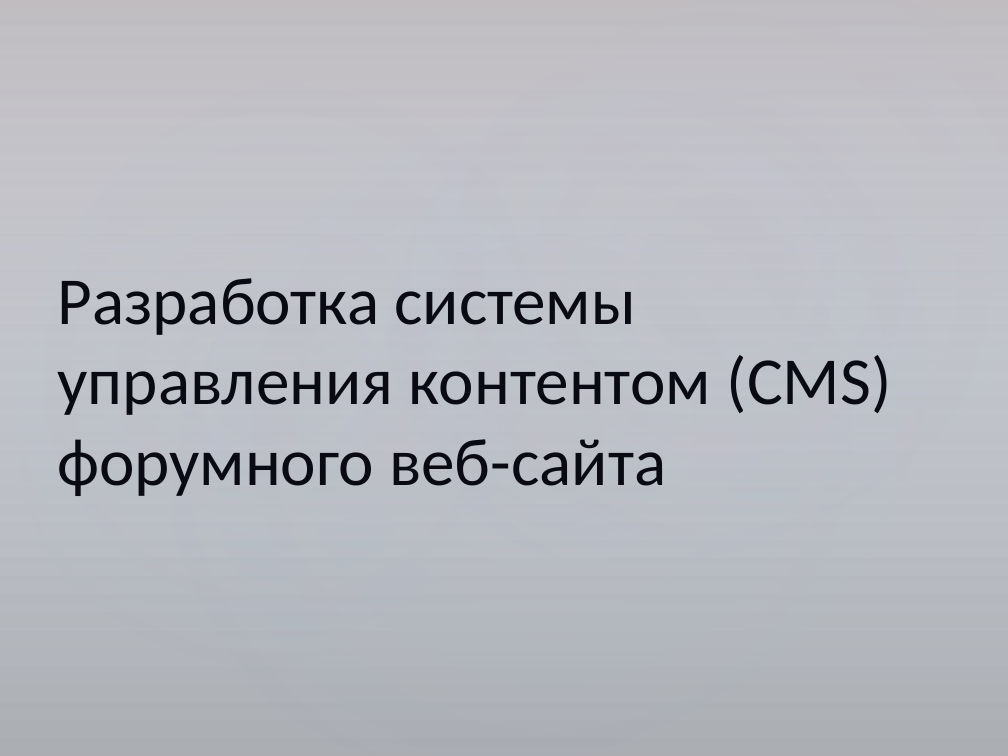
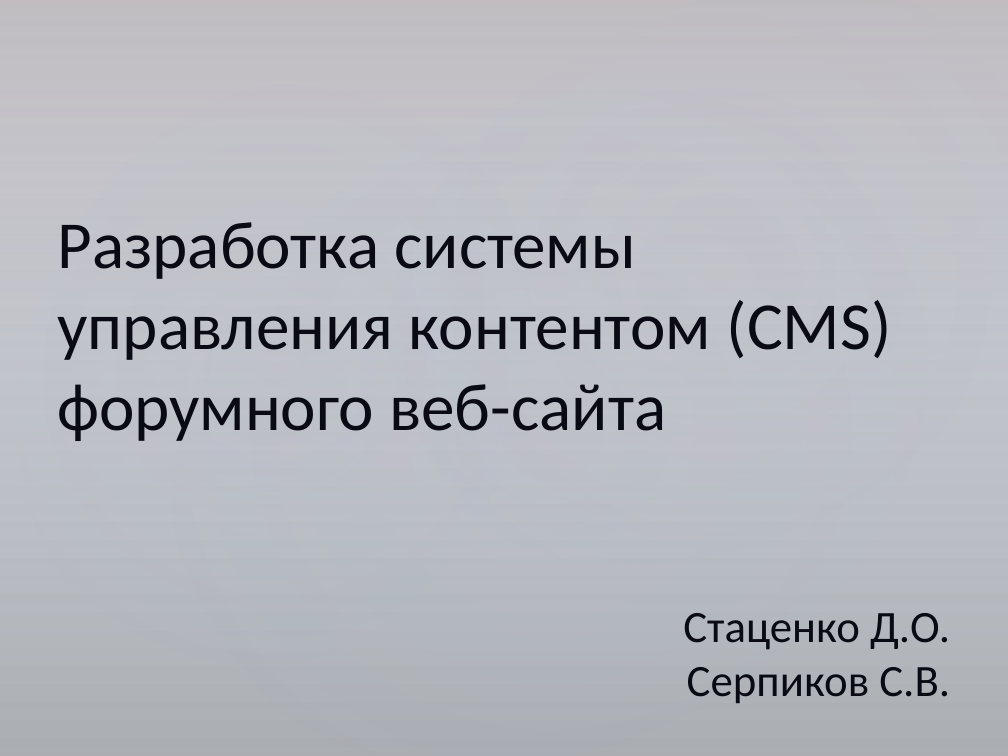
Before and after one commit to serpikovs/in40, a slide deck: slide 1 of !docs/common.pptx. Drawn at 1008x756 pixels with LibreOffice and Linux fonts; fonts in the diff are those of the drawing. Boxes give left, top, right and bottom in pixels: in the first picture for what was removed or moved away, otherwise in the second. Text is boxed around its words. In the diff, an @@ line names an element or a change of style, - is before the commit and + after.

Commit message:
титул презентация

```diff
--- a/!docs/common.pptx
+++ b/!docs/common.pptx
@@ text "Разработка системы управления контентом (CMS) ...": place and size @@
-text "Разработка системы управления контентом (CMS) ..." at [58,278,891,496]
+text "Разработка системы управления контентом (CMS) ..." at [58,222,891,441]
@@ text added at [683,613,950,703], 32 pt, text #090A14 @@
+Стаценко Д.О.
+Серпиков С.В.
```
